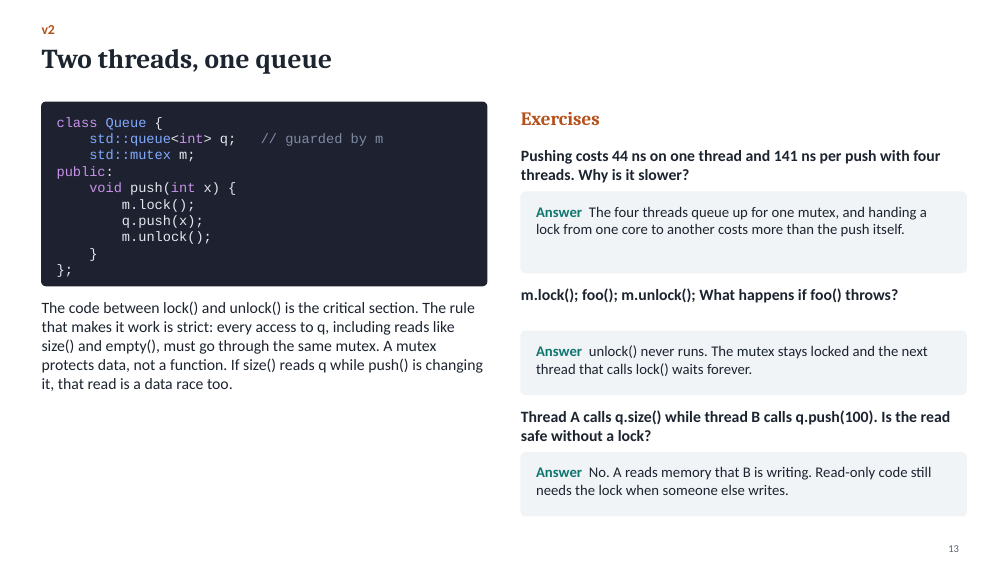
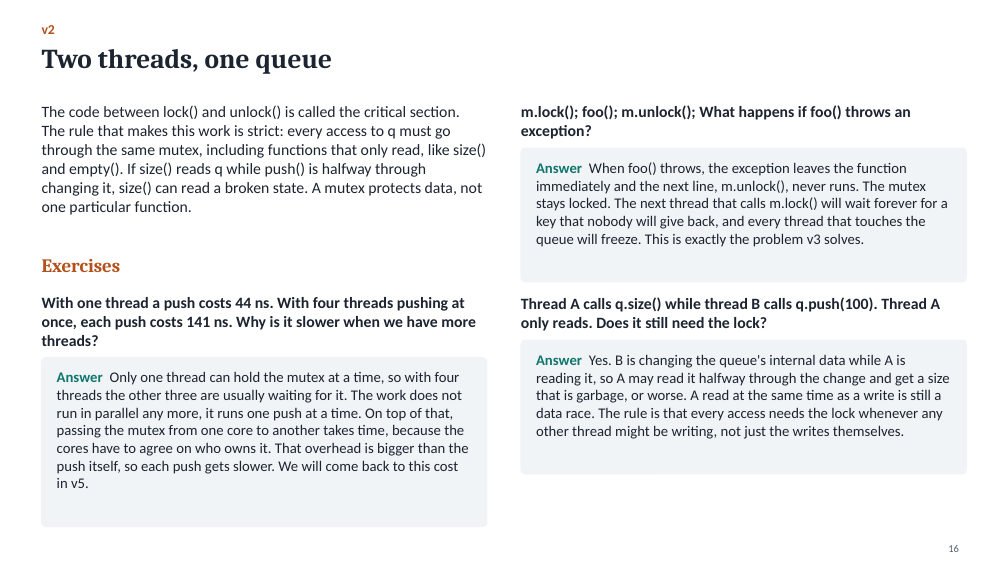
Before and after one commit to Kumarutkarsh9470/Project, a slide deck: slide 16 of Queue_Course.pptx (slide 13 before the commit). Drawn at 1008x567 pixels with LibreOffice and Linux fonts; fonts in the diff are those of the drawing. Boxes give left, top, right and bottom in pixels: in the first picture for what was removed or moved away, otherwise in the second. Text is boxed around its words. In the diff, an @@ line names an element or a change of style, - is before the commit and + after.

```diff
--- a/Queue_Course.pptx
+++ b/Queue_Course.pptx
@@ rounded rectangle removed at box(42, 102, 487, 286) @@
@@ text added at box(42, 105, 486, 215), 15 pt, text #1C2430 @@
+The code between lock() and unlock() is called the critical section. The rule that makes this work is strict: every access to q must go through the same mutex, including functions that only read, like size() and empty(). If size() reads q while push() is halfway through changing it, size() can read a broken state. A mutex protects data, not one particular function.
@@ text removed at box(57, 117, 236, 244) @@
-class Queue {
-std::queue<int> q; // guarded by m
-std::mutex m;
-public:
-void push(int x) {
-m.lock();
-q.push(x);
-m.unlock();
-}
-};
@@ text at box(521, 105, 911, 139): text changed @@
-m.lock(); foo(); m.unlock(); What happens if foo() throws?
+m.lock(); foo(); m.unlock(); What happens if foo() throws an exception?
@@ rounded rectangle: place and size @@
-rounded rectangle at box(521, 192, 966, 273)
+rounded rectangle at box(521, 148, 966, 282)
@@ text added at box(536, 162, 948, 247), 14 pt, text #1C2430 @@
+Answer When foo() throws, the exception leaves the function immediately and the next line, m.unlock(), never runs. The mutex stays locked. The next thread that calls m.lock() will wait forever for a key that nobody will give back, and every thread that touches the queue will freeze. This is exactly the problem v3 solves.
@@ text removed at box(536, 206, 927, 237) @@
-Answer The four threads queue up for one mutex, and handing a lock from one core to another costs more than the push itself.
@@ text "Exercises": place and size @@
-text "Exercises" at box(521, 112, 600, 125)
+text "Exercises" at box(42, 259, 121, 272)
@@ text at box(42, 297, 476, 346): text changed; bold on @@
-The code between lock() and unlock() is the critical section. The rule that makes it work is strict: every access to q, including reads like size() and empty(), must go through the same mutex. A mutex protects data, not a function. If size() reads q while push() is changing it, that read is a data race too.
+With one thread a push costs 44 ns. With four threads pushing at once, each push costs 141 ns. Why is it slower when we have more threads?
@@ text added at box(521, 297, 941, 331), 15 pt, text #1C2430, bold @@
+Thread A calls q.size() while thread B calls q.push(100). Thread A only reads. Does it still need the lock?
@@ proportions changed in 3 elements at box(521, 148, 966, 282), box(521, 340, 966, 474), box(42, 358, 487, 527) @@
@@ rounded rectangle: place and size @@
-rounded rectangle at box(521, 453, 966, 516)
+rounded rectangle at box(42, 358, 487, 527)
@@ rounded rectangle: place and size @@
-rounded rectangle at box(521, 331, 966, 395)
+rounded rectangle at box(521, 340, 966, 474)
@@ text at box(536, 354, 950, 439): text changed; size 15 to 14 pt; bold off @@
-Thread A calls q.size() while thread B calls q.push(100). Is the read safe without a lock?
+Answer Yes. B is changing the queue's internal data while A is reading it, so A may read it halfway through the change and get a size that is garbage, or worse. A read at the same time as a write is still a data race. The rule is that every access needs the lock whenever any other thread might be writing, not just the writes themselves.
@@ text removed at box(536, 345, 928, 376) @@
-Answer unlock() never runs. The mutex stays locked and the next thread that calls lock() waits forever.
@@ text at box(57, 371, 469, 488): text changed; size 15 to 14 pt; bold off @@
-Pushing costs 44 ns on one thread and 141 ns per push with four threads. Why is it slower?
+Answer Only one thread can hold the mutex at a time, so with four threads the other three are usually waiting for it. The work does not run in parallel any more, it runs one push at a time. On top of that, passing the mutex from one core to another takes time, because the cores have to agree on who owns it. That overhead is bigger than the push itself, so each push gets slower. We will come back to this cost in v5.
@@ text removed at box(536, 466, 932, 495) @@
-Answer No. A reads memory that B is writing. Read-only code still needs the lock when someone else writes.
```
Also in this commit, not shown: 49 other slides changed, 37 slides added, 14 slides removed, 5 other files.
